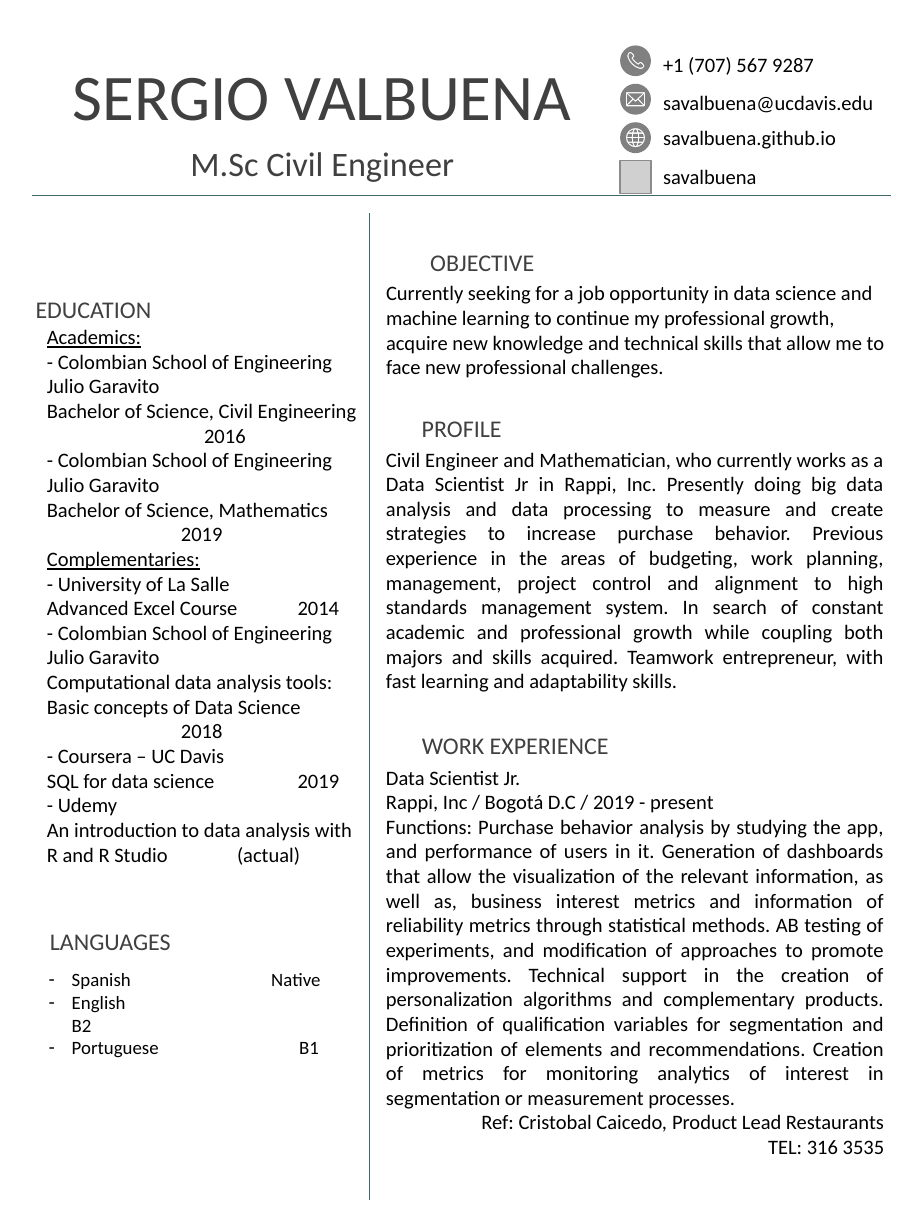
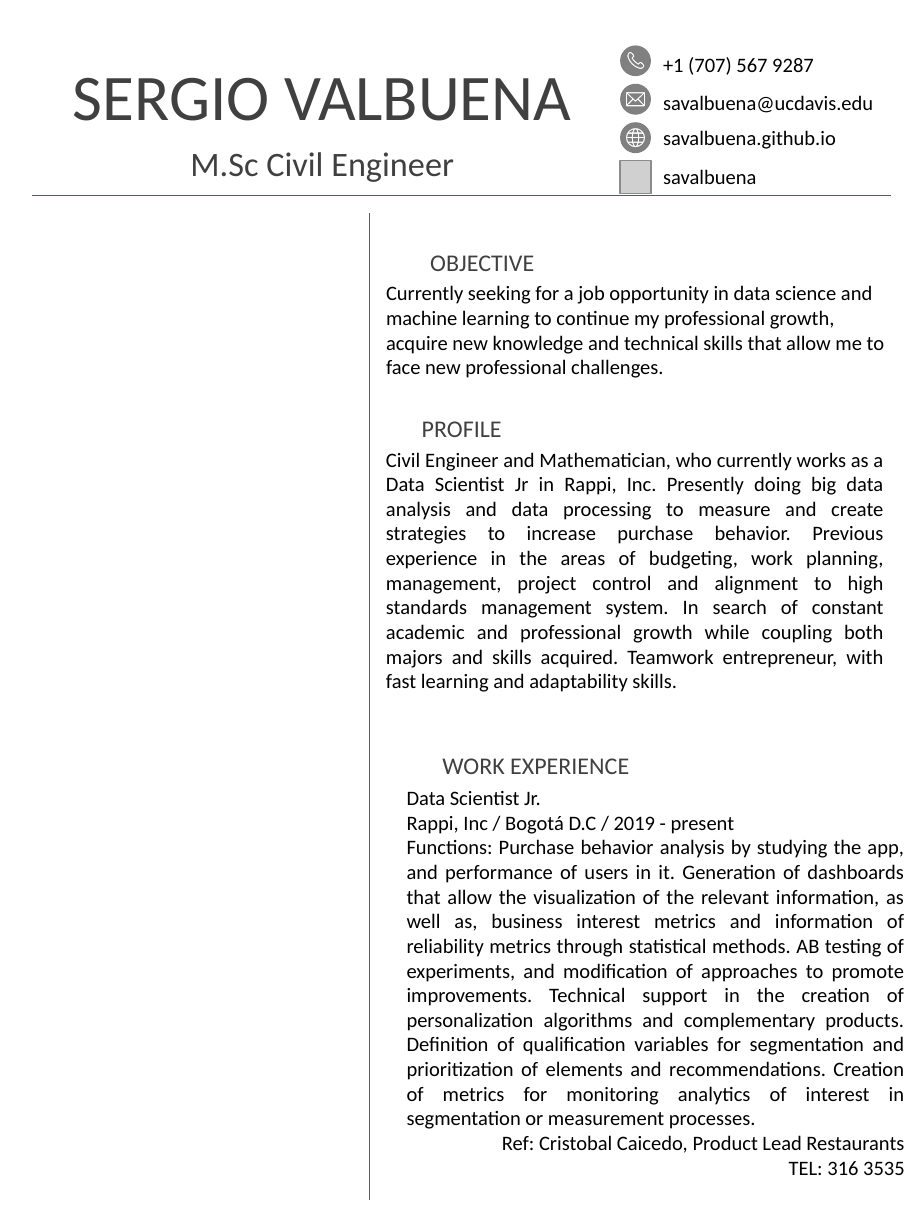
Before and after one commit to savalbuena/savalbuena.github.io, a slide deck: slide 1 of docs/CV_SV_2020_V1.pptx. Drawn at 924x1232 pixels with LibreOffice and Linux fonts; fonts in the diff are those of the drawing; grey boxes stand for pictures; background and template pictures are left out. Boxes give left, top, right and bottom in pixels: in the first picture for what was removed or moved away, otherwise in the second. Text is boxed around its words. In the diff, an @@ line names an element or a change of style, - is before the commit and + after.

```diff
--- a/docs/CV_SV_2020_V1.pptx
+++ b/docs/CV_SV_2020_V1.pptx
@@ rectangle removed at <box>23,30,897,1232</box> @@
@@ text removed at <box>36,302,152,318</box> @@
-EDUCATION
@@ text removed at <box>47,329,357,865</box> @@
-Academics:
-- Colombian School of Engineering Julio Garavito
-Bachelor of Science, Civil Engineering 2016
-- Colombian School of Engineering Julio Garavito
-Bachelor of Science, Mathematics 2019
-Complementaries:
-- University of La Salle
-Advanced Excel Course 2014
-- Colombian School of Engineering Julio Garavito
-Computational data analysis tools: Basic concepts of Data Science 2018
-- Coursera – UC Davis
-SQL for data science 2019
-- Udemy
-An introduction to data analysis with R and R Studio (actual)
@@ text "WORK EXPERIENCE": place and size @@
-text "WORK EXPERIENCE" at <box>422,738,609,754</box>
+text "WORK EXPERIENCE" at <box>442,758,629,774</box>
@@ text "Data Scientist Jr.": place and size @@
-text "Data Scientist Jr." at <box>386,771,885,1154</box>
+text "Data Scientist Jr." at <box>407,791,905,1175</box>
@@ text removed at <box>50,934,171,950</box> @@
-LANGUAGES
@@ text removed at <box>72,973,319,1058</box> @@
-– Spanish Native
-– English B2
-– Portuguese B1
```
Also in this commit, not shown: 1 other slide changed, 3 other files.
